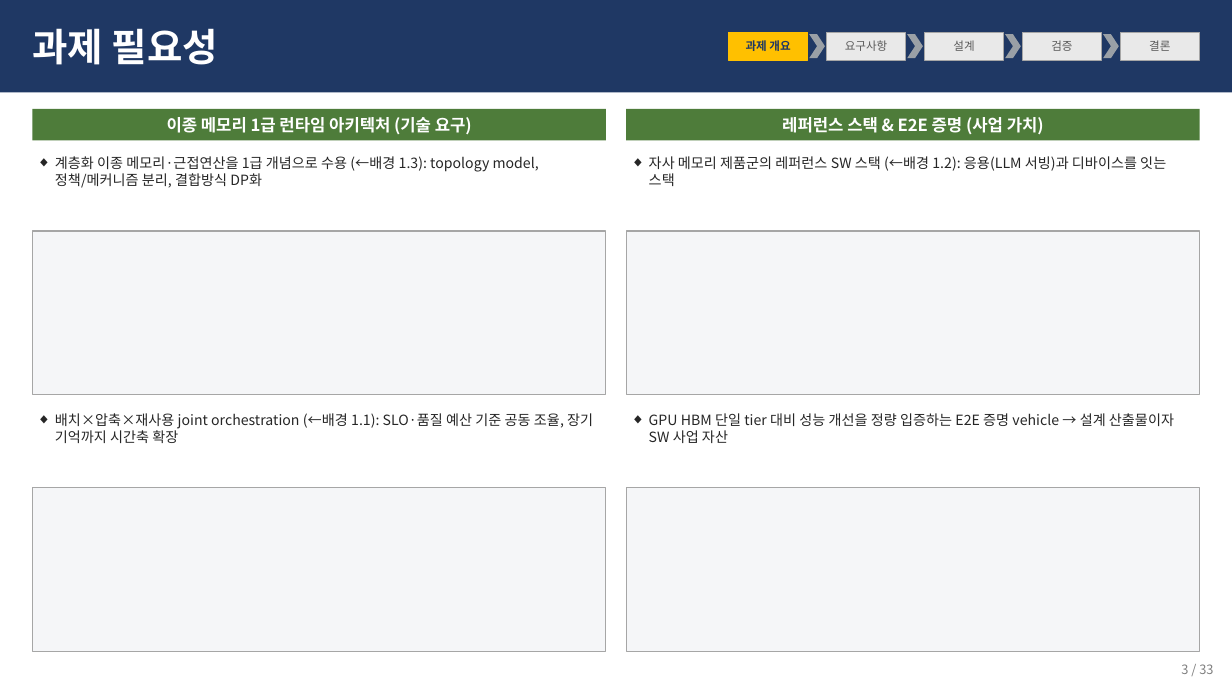
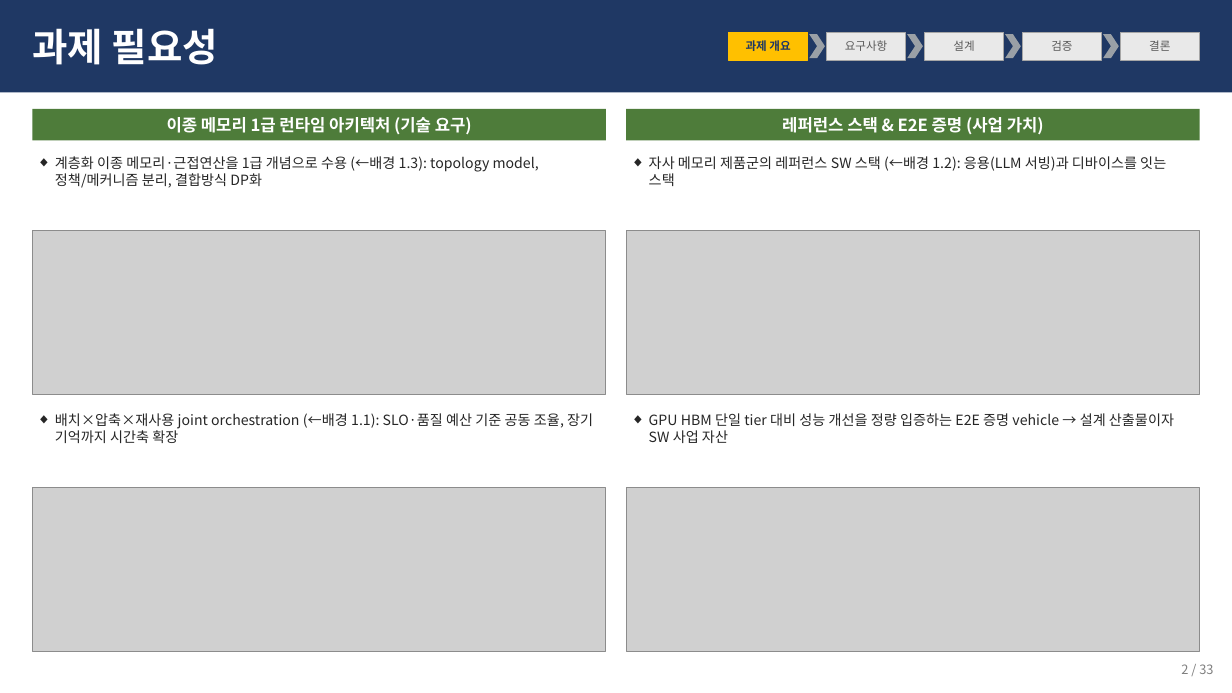
Before and after one commit to mkim0628/architect, a slide deck: slide 2 of docs/mcr_deck.pptx (slide 3 before the commit). Drawn at 1232x693 pixels with LibreOffice and Linux fonts; fonts in the diff are those of the drawing; grey boxes stand for pictures. Boxes give left, top, right and bottom in pixels: in the first picture for what was removed or moved away, otherwise in the second. Text is boxed around its words. In the diff, an @@ line names an element or a change of style, - is before the commit and + after.

```diff
--- a/docs/mcr_deck.pptx
+++ b/docs/mcr_deck.pptx
@@ rectangle removed at bbox=[32, 231, 606, 395] @@
@@ picture added at bbox=[32, 231, 606, 395] @@
@@ rectangle removed at bbox=[627, 231, 1201, 395] @@
@@ picture added at bbox=[627, 231, 1201, 395] @@
@@ rectangle removed at bbox=[32, 488, 606, 652] @@
@@ picture added at bbox=[32, 488, 606, 652] @@
@@ rectangle removed at bbox=[627, 488, 1201, 652] @@
@@ picture added at bbox=[627, 488, 1201, 652] @@
```
Also in this commit, not shown: 3 other slides changed, 16 other files.
